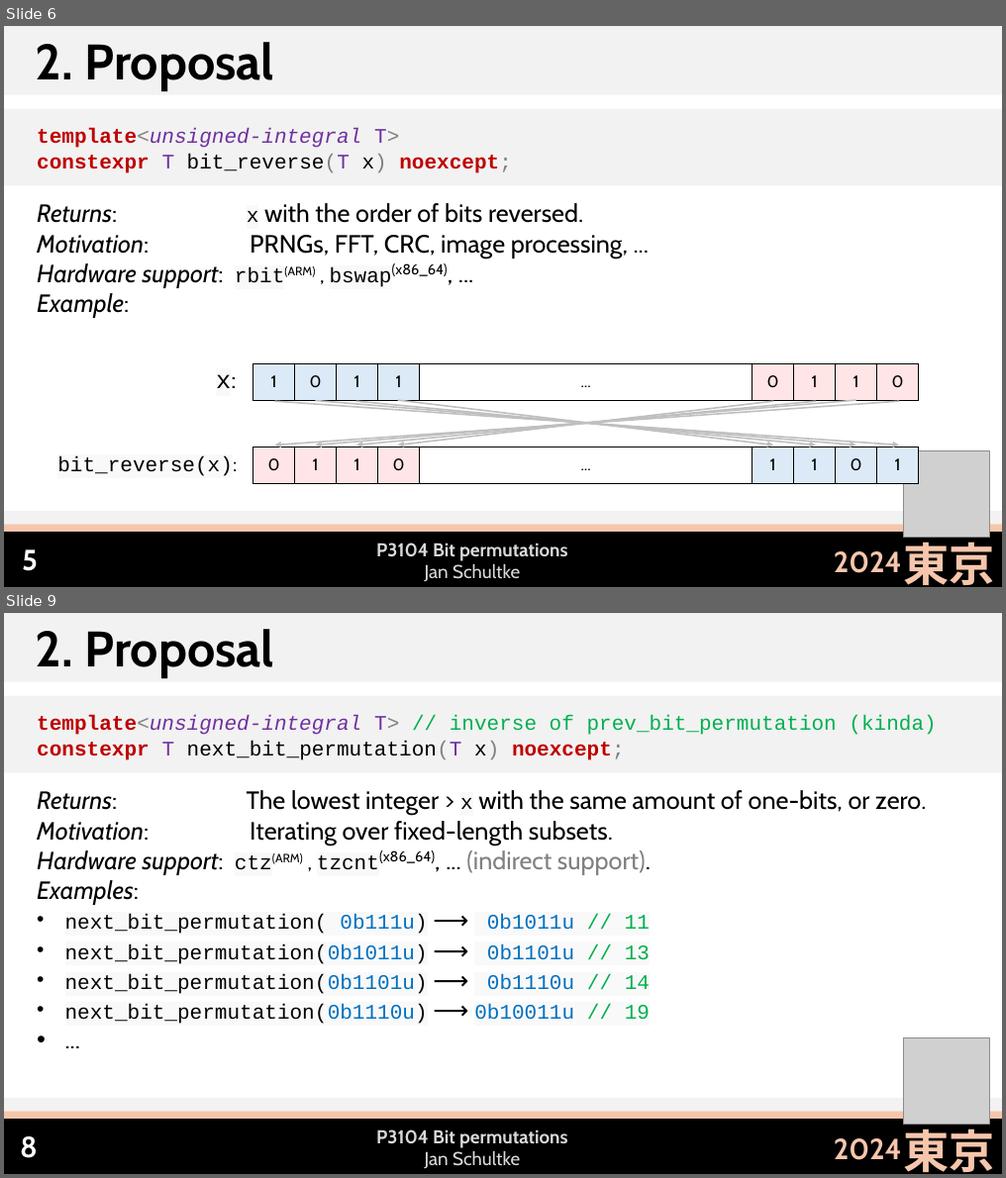
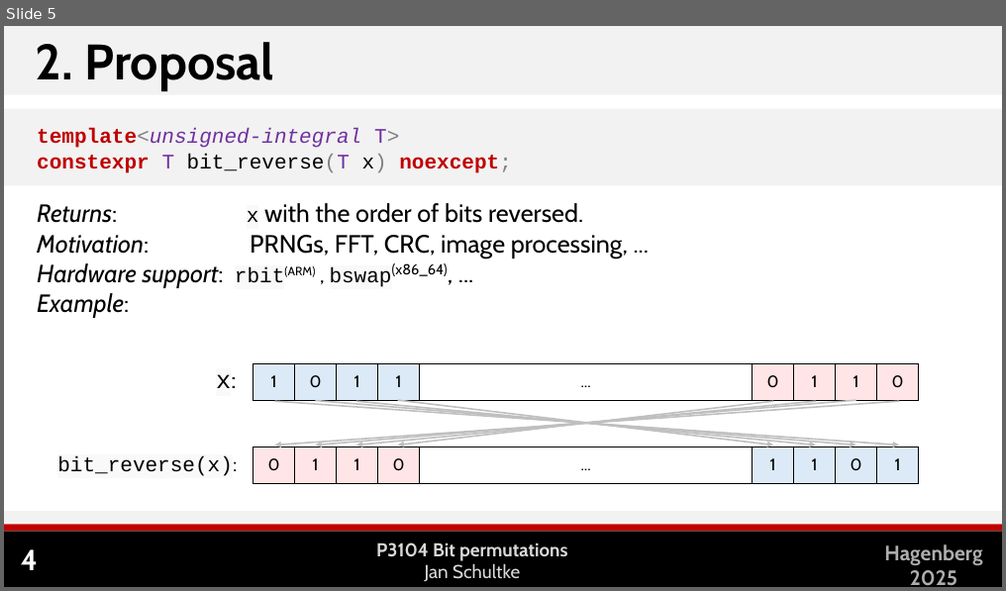
Before and after one commit to Eisenwave/cpp-proposals, a slide deck: slides/p3104-slides.pptx. Shown one above the other, each under a label of ours: slides 6 and 9 before the commit, slide 5 after it; the slides between them are not shown. The pictures are 1006x1178 and 1006x591 pixels, drawn with LibreOffice and Linux fonts; fonts in the diff are those of the drawing; grey boxes stand for pictures. Boxes give left, top, right and bottom in pixels: in the first picture for what was removed or moved away, otherwise in the second. Text is boxed around its words. In the diff, an @@ line names an element or a change of style, - is before the commit and + after.

```diff
--- a/slides/p3104-slides.pptx
+++ b/slides/p3104-slides.pptx
@@ slide 9 removed at [4, 613, 1002, 1174], background #FFFFFF @@
@@ rectangle removed at [4, 613, 1002, 682] @@
@@ text removed at [36, 629, 275, 677] @@
-2. Proposal
@@ rectangle removed at [4, 696, 1002, 773] @@
@@ text removed at [37, 716, 936, 1024] @@
-template<unsigned-integral T> // inverse of prev_bit_permutation (kinda)
-constexpr T next_bit_permutation(T x) noexcept;
-Returns: The lowest integer > x with the same amount of one-bits, or zero.
-Motivation: Iterating over fixed-length subsets.
-Hardware support: ctz(ARM) , tzcnt(x86_64), ... (indirect support).
-Examples:
-• next_bit_permutation( 0b111u) ⟶ 0b1011u // 11
-• next_bit_permutation(0b1011u) ⟶ 0b1101u // 13
-• next_bit_permutation(0b1101u) ⟶ 0b1110u // 14
-• next_bit_permutation(0b1110u) ⟶ 0b10011u // 19
-• ...
@@ picture removed at [904, 1039, 990, 1124] @@
@@ rectangle removed at [4, 1112, 1002, 1119] @@
@@ rectangle removed at [4, 1098, 1002, 1111] @@
@@ rectangle removed at [4, 1118, 1002, 1174] @@
@@ page number removed at [20, 1137, 38, 1158] @@
-8
@@ text removed at [376, 1130, 568, 1168] @@
-P3104 Bit permutations
-Jan Schultke
@@ text removed at [834, 1139, 902, 1160] @@
-2024
@@ text removed at [903, 1122, 994, 1172] @@
-東京
@@ what was slide 6 is now slide 5 @@
@@ slide 5 changed as well @@
@@ picture removed at [904, 452, 990, 537] @@
@@ rectangle at [4, 525, 1002, 531]: fill #F6C6AC to #C00000 @@
@@ page number at [21, 550, 38, 570]: text changed @@
-5
+4
@@ text removed at [834, 552, 902, 573] @@
-2024
@@ text added at [884, 545, 982, 586], 20 pt, text #AEAEAE, bold @@
+Hagenberg
+2025
@@ text removed at [903, 535, 994, 585] @@
-東京
```
Also in this commit, not shown: 8 other slides changed, 1 other slide removed, 1 other file.
